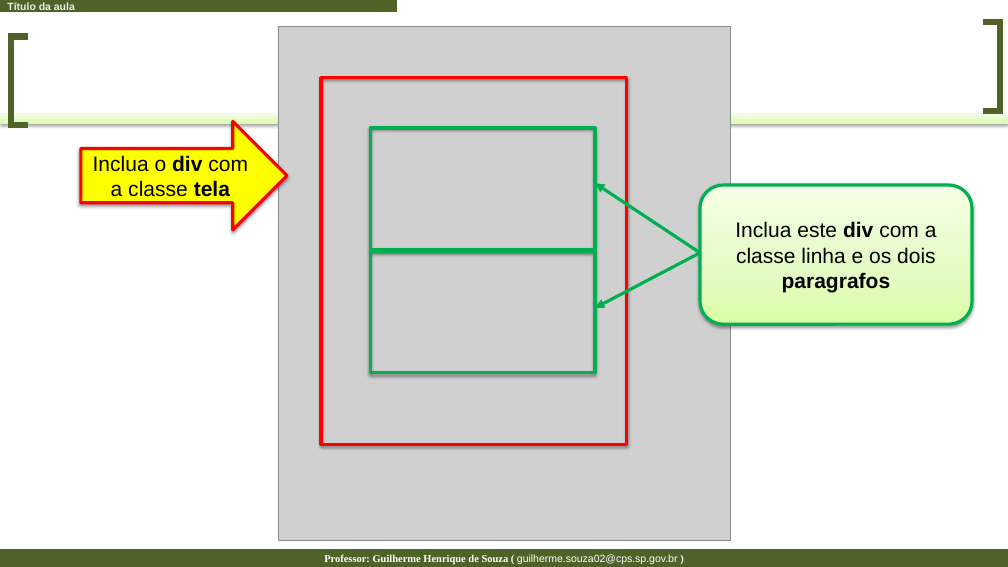
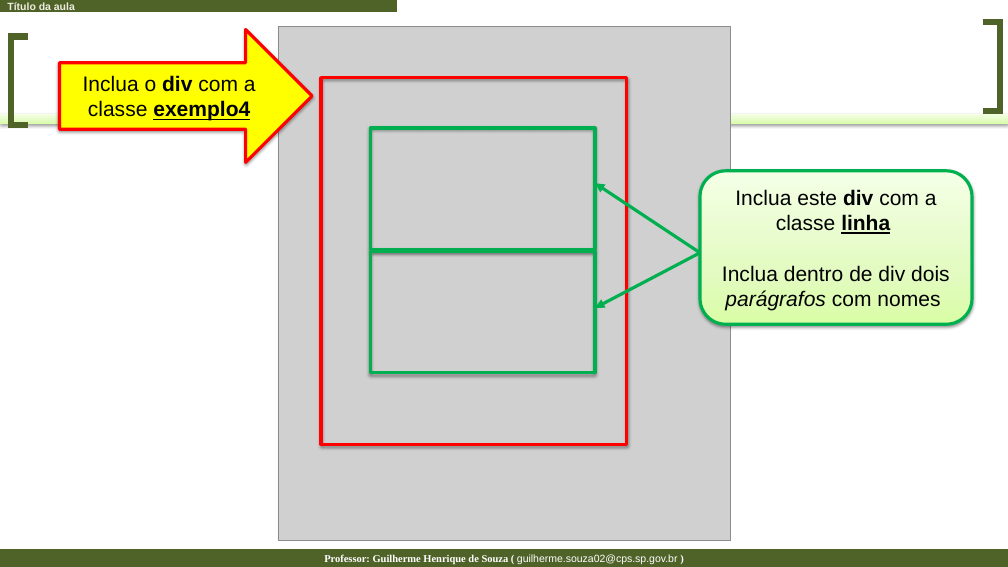
Before and after one commit to guilhermehsouza/AulaCSS, a slide deck: slide 76 of Aula 02 - Passo a Passo.pptx (slide 75 before the commit). Drawn at 1008x567 pixels with LibreOffice and Linux fonts; fonts in the diff are those of the drawing; grey boxes stand for pictures. Boxes give left, top, right and bottom in pixels: in the first picture for what was removed or moved away, otherwise in the second. Text is boxed around its words. In the diff, an @@ line names an element or a change of style, - is before the commit and + after.

```diff
--- a/Aula 02 - Passo a Passo.pptx
+++ b/Aula 02 - Passo a Passo.pptx
@@ right arrow "Inclua o div com a ...": place and size @@
-right arrow "Inclua o div com a ..." at (81, 121, 287, 230)
+right arrow "Inclua o div com a ..." at (60, 29, 312, 163)
@@ text in right arrow at (83, 75, 256, 121): text changed @@
-Inclua o div com a classe tela
+Inclua o div com a classe exemplo4
@@ rounded rectangle "Inclua este div com a ...": place and size @@
-rounded rectangle "Inclua este div com a ..." at (700, 185, 972, 324)
+rounded rectangle "Inclua este div com a ..." at (700, 171, 972, 324)
@@ text in rounded rectangle at (722, 189, 950, 310): text changed @@
-Inclua este div com a classe linha e os dois paragrafos
+Inclua este div com a classe linha
+Inclua dentro de div dois parágrafos com nomes
```
Also in this commit, not shown: 3 other slides changed, 14 slides added, 6 slides removed, 2 other files.
